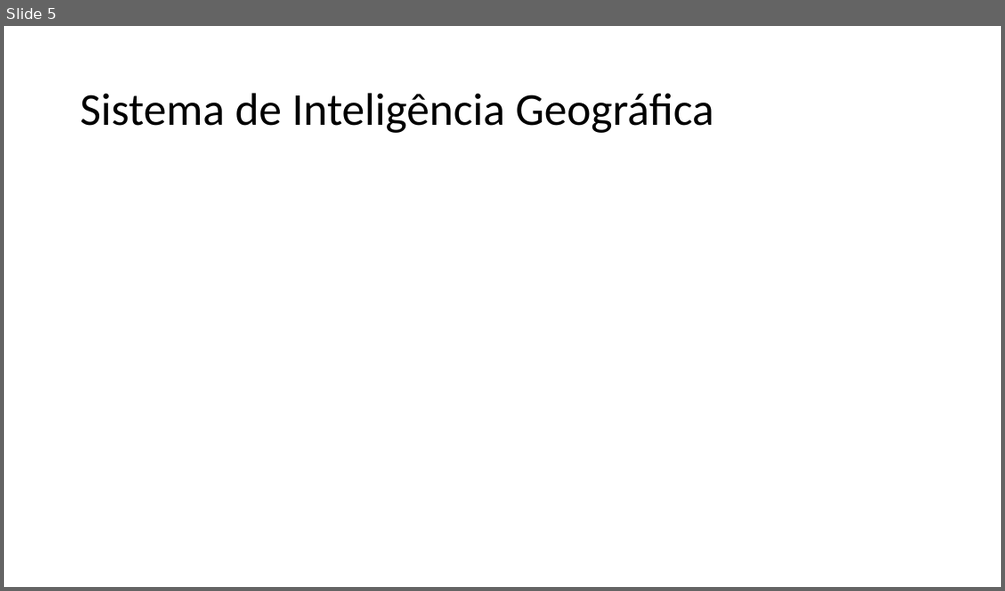
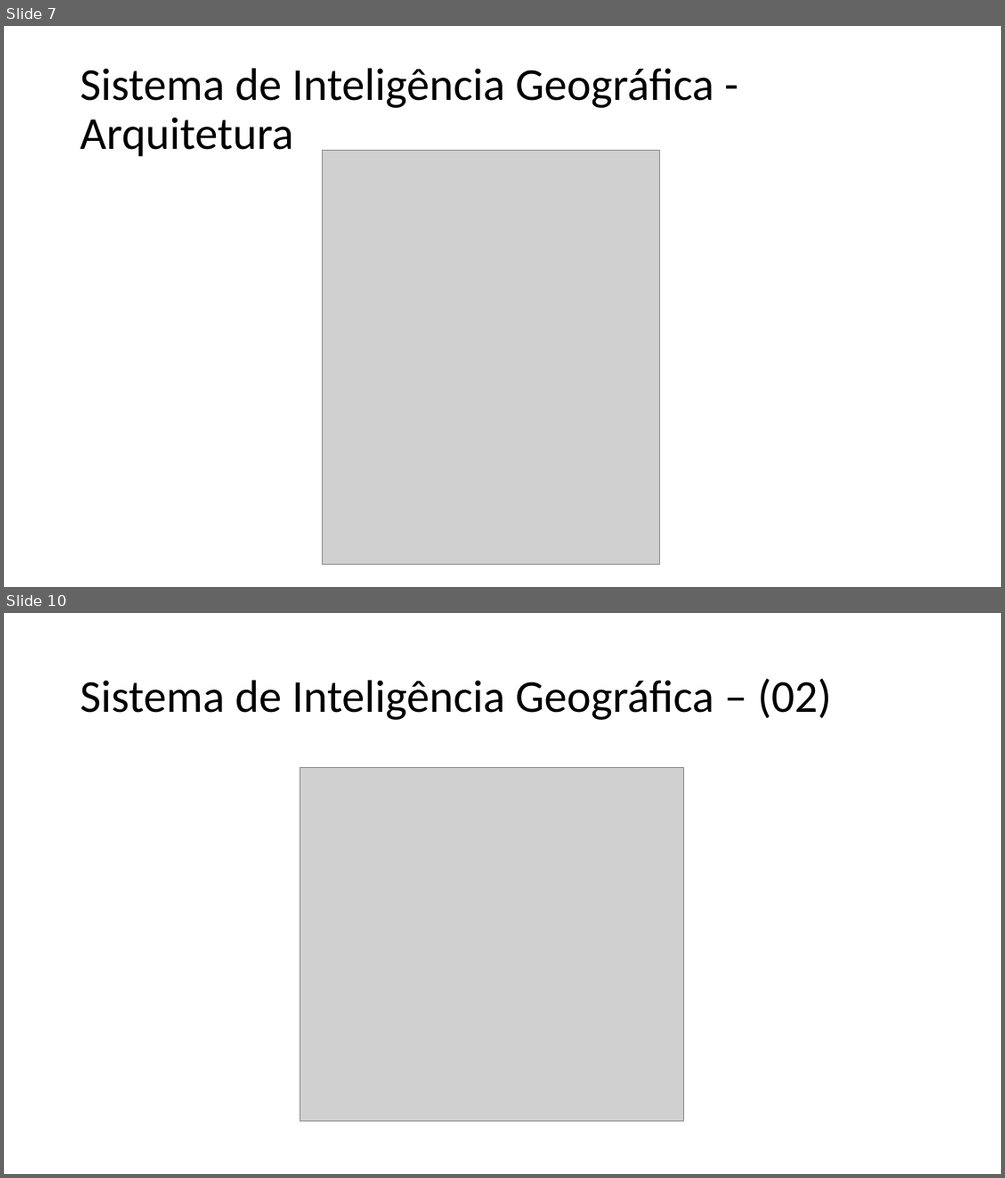
Before and after one commit to TavaresCarlos/TerrainIntelGIS, a slide deck: escrita/seminários/apresentacao.pptx. Shown one above the other, each under a label of ours: slide 5 before the commit, slides 7 and 10 after it; the slides between them are not shown. The pictures are 1005x591 and 1005x1178 pixels, drawn with LibreOffice and Linux fonts; fonts in the diff are those of the drawing; grey boxes stand for pictures. Boxes give left, top, right and bottom in pixels: in the first picture for what was removed or moved away, otherwise in the second. Text is boxed around its words. In the diff, an @@ line names an element or a change of style, - is before the commit and + after.

```diff
--- a/escrita/seminários/apresentacao.pptx
+++ b/escrita/seminários/apresentacao.pptx
@@ slide 10 added at bbox=[4, 613, 1001, 1174], background #FFFFFF @@
@@ title added at bbox=[80, 678, 832, 720], 44 pt, text #000000 @@
+Sistema de Inteligência Geográfica – (02)
@@ picture added at bbox=[300, 768, 684, 1121] @@
@@ what was slide 5 is now slide 7 @@
@@ slide 7 changed as well @@
@@ title at bbox=[80, 68, 714, 157]: text changed @@
-Sistema de Inteligência Geográfica
+Sistema de Inteligência Geográfica - Arquitetura
@@ picture added at bbox=[322, 150, 659, 564] @@
```
Also in this commit, not shown: 4 other slides changed, 7 other slides added, 1 slide removed, 4 other files.
